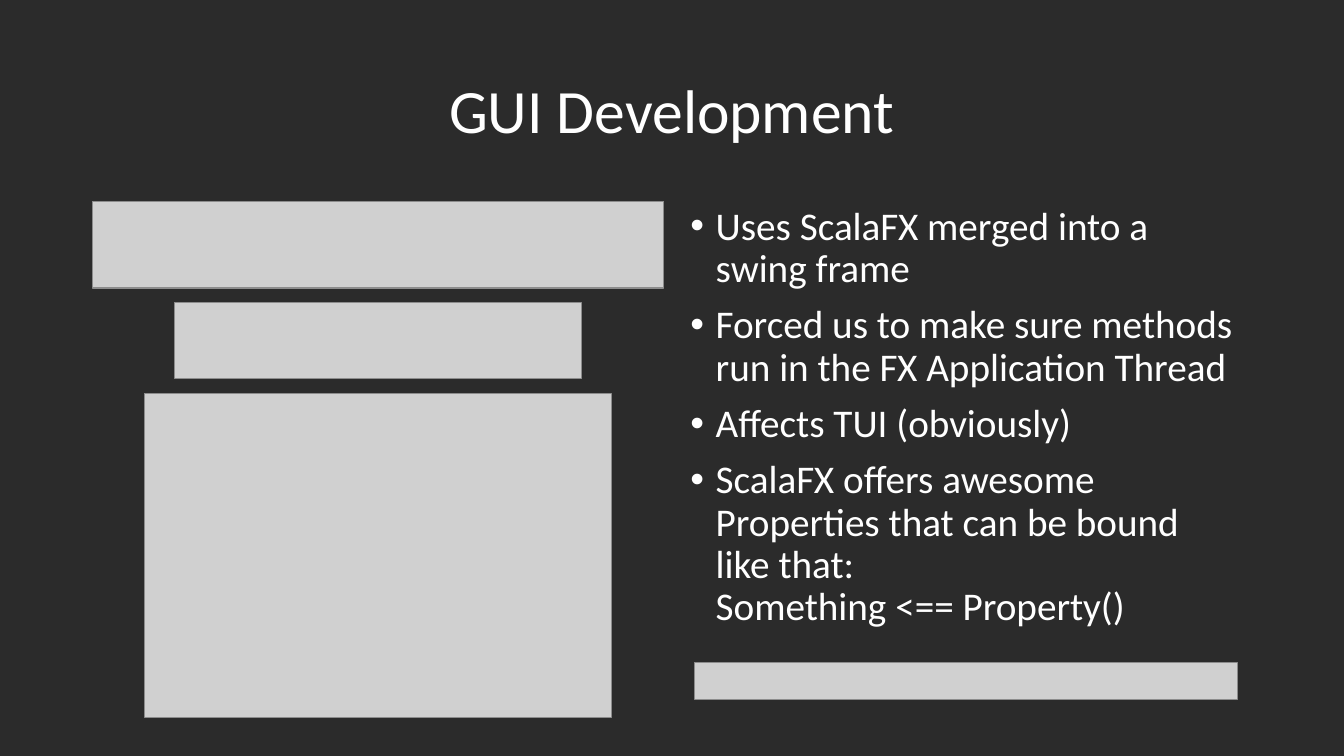
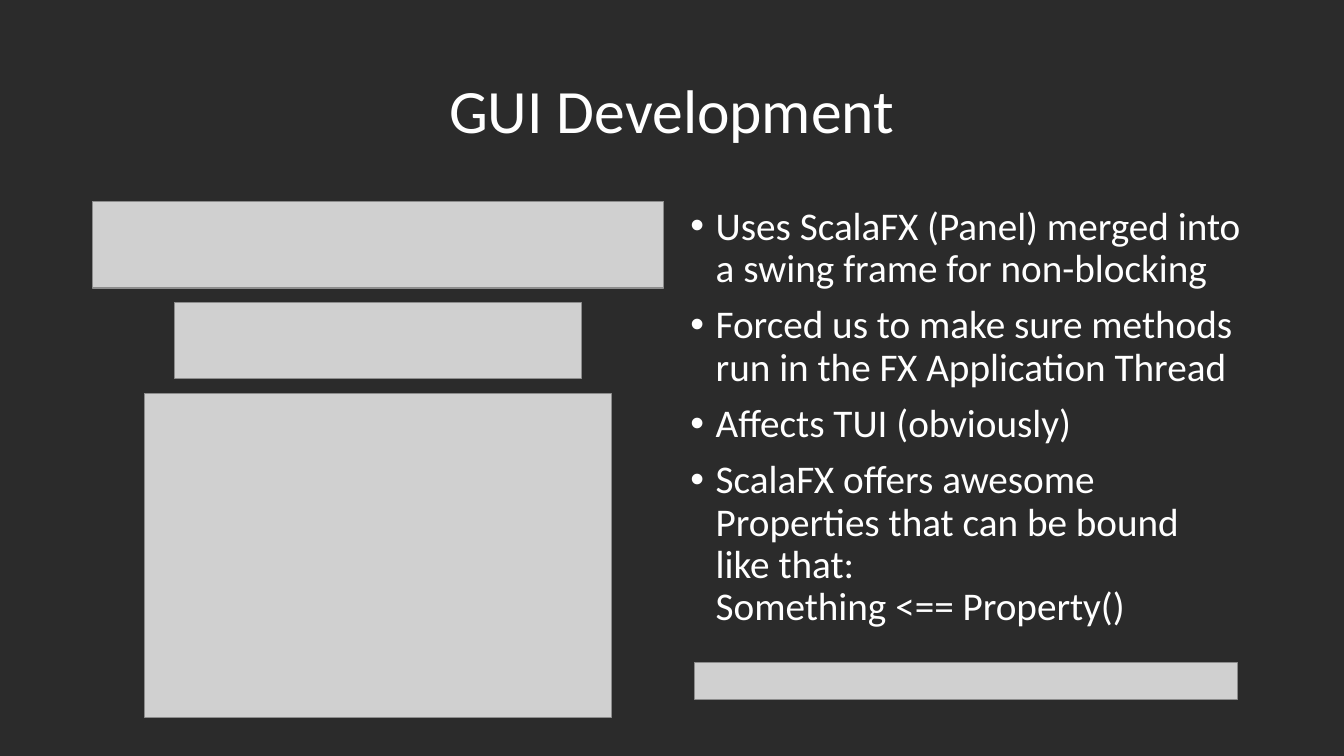
Before and after one commit to segidev/htwg.se.awol, a slide deck: slide 8 of Projektpräsentation SE.pptx. Drawn at 1344x756 pixels with LibreOffice and Linux fonts; fonts in the diff are those of the drawing; grey boxes stand for pictures; background and template pictures are left out; a plain dark background stands for a picture behind light text. Boxes give left, top, right and bottom in pixels: in the first picture for what was removed or moved away, otherwise in the second. Text is boxed around its words. In the diff, an @@ line names an element or a change of style, - is before the commit and + after.

```diff
--- a/Projektpräsentation SE.pptx
+++ b/Projektpräsentation SE.pptx
@@ text at box(716, 211, 1241, 289): text changed @@
-• Uses ScalaFX merged into a swing frame
+• Uses ScalaFX (Panel) merged into a swing frame for non-blocking
```
Also in this commit, not shown: 5 other slides changed, 1 slide added, 1 other file.
